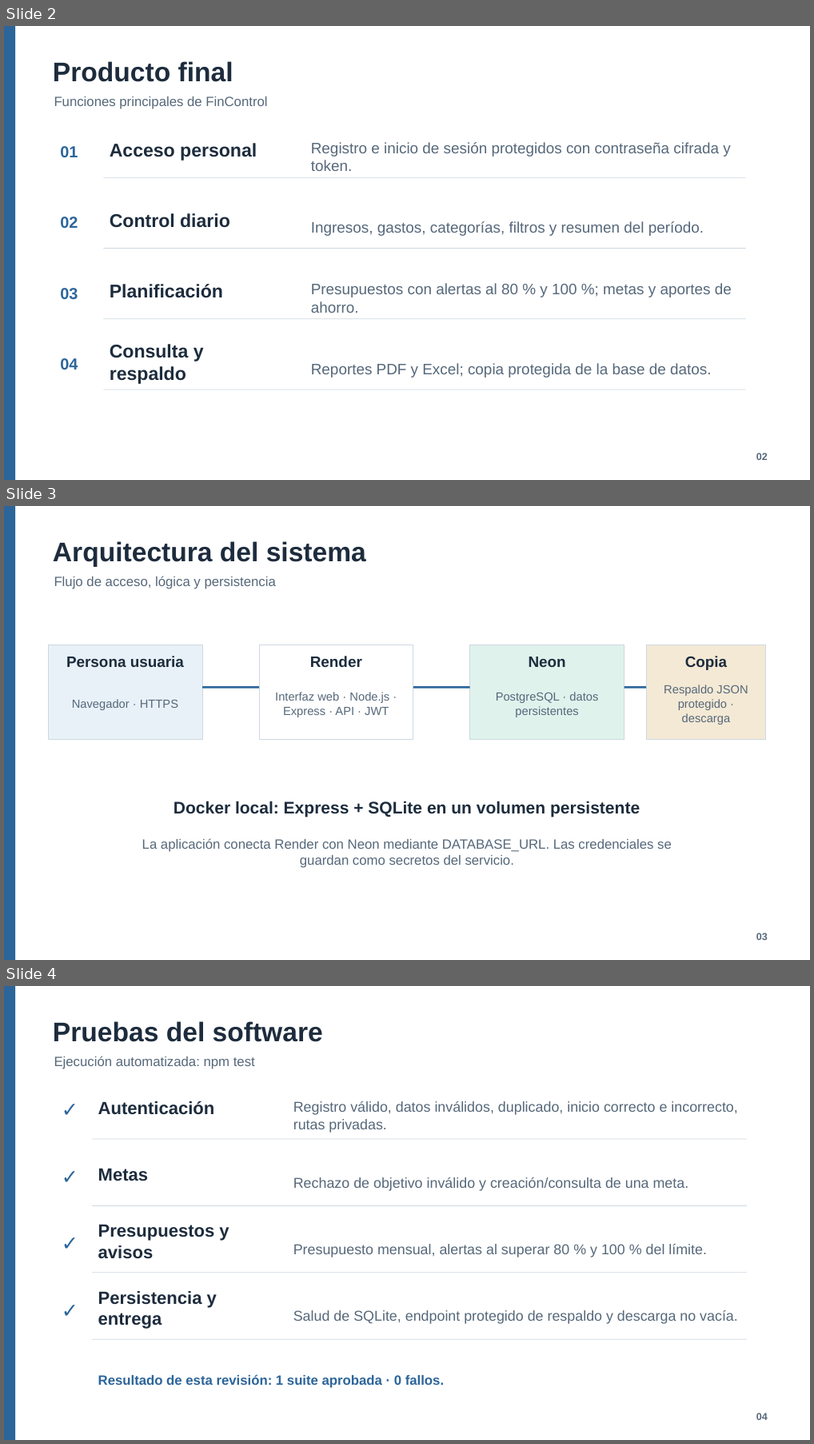
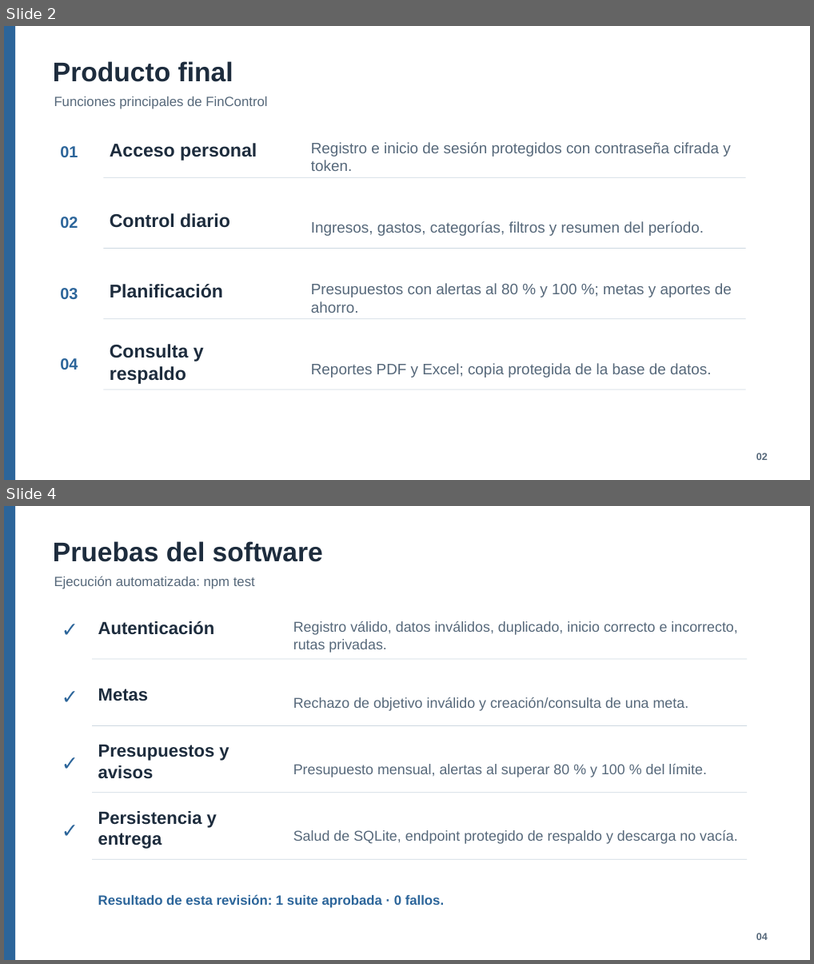
Before and after one commit to edwin2025andres-source/Proyecto-Gestion-de-gastos, a slide deck: Entregables Finales/FinControl_Entrega_Final.pptx. Shown one above the other, each under a label of ours: slides 2, 3 and 4 before the commit, slides 2 and 4 after it; the slides between them are not shown. The pictures are 814x1444 and 814x964 pixels, drawn with LibreOffice and Linux fonts; fonts in the diff are those of the drawing. Boxes give left, top, right and bottom in pixels: in the first picture for what was removed or moved away, otherwise in the second. Text is boxed around its words. In the diff, an @@ line names an element or a change of style, - is before the commit and + after.

Commit message:
Actualizar diapositivas con arquitectura de producción

```diff
--- a/Entregables Finales/FinControl_Entrega_Final.pptx
+++ b/Entregables Finales/FinControl_Entrega_Final.pptx
@@ slide 3 removed at (x1=4, y1=506, x2=810, y2=960), background #FFFFFF @@
@@ rectangle removed at (x1=4, y1=506, x2=15, y2=960) @@
@@ text removed at (x1=53, y1=541, x2=366, y2=567) @@
-Arquitectura del sistema
@@ text removed at (x1=54, y1=576, x2=276, y2=589) @@
-Flujo de acceso, lógica y persistencia
@@ rectangle removed at (x1=48, y1=644, x2=202, y2=739) @@
@@ rectangle removed at (x1=259, y1=644, x2=414, y2=739) @@
@@ rectangle removed at (x1=470, y1=644, x2=625, y2=739) @@
@@ rectangle removed at (x1=646, y1=644, x2=766, y2=739) @@
@@ text removed at (x1=66, y1=656, x2=184, y2=667) @@
-Persona usuaria
@@ text removed at (x1=310, y1=656, x2=362, y2=667) @@
-Render
@@ text removed at (x1=529, y1=656, x2=566, y2=667) @@
-Neon
@@ text removed at (x1=686, y1=656, x2=727, y2=670) @@
-Copia
@@ rectangle removed at (x1=202, y1=686, x2=259, y2=688) @@
@@ text removed at (x1=275, y1=692, x2=390, y2=717) @@
-Interfaz web · Node.js · Express · API · JWT
@@ rectangle removed at (x1=414, y1=686, x2=470, y2=688) @@
@@ text removed at (x1=496, y1=692, x2=598, y2=717) @@
-PostgreSQL · datos persistentes
@@ rectangle removed at (x1=625, y1=686, x2=646, y2=688) @@
@@ text removed at (x1=664, y1=684, x2=748, y2=724) @@
-Respaldo JSON protegido · descarga
@@ text removed at (x1=72, y1=699, x2=178, y2=710) @@
-Navegador · HTTPS
@@ text removed at (x1=174, y1=800, x2=640, y2=816) @@
-Docker local: Express + SQLite en un volumen persistente
@@ text removed at (x1=142, y1=838, x2=672, y2=868) @@
-La aplicación conecta Render con Neon mediante DATABASE_URL. Las credenciales se guardan como secretos del servicio.
@@ text removed at (x1=757, y1=932, x2=768, y2=940) @@
-03
```
Also in this commit, not shown: 1 slide changed, 1 slide added, 1 other slide removed, 3 other files.
